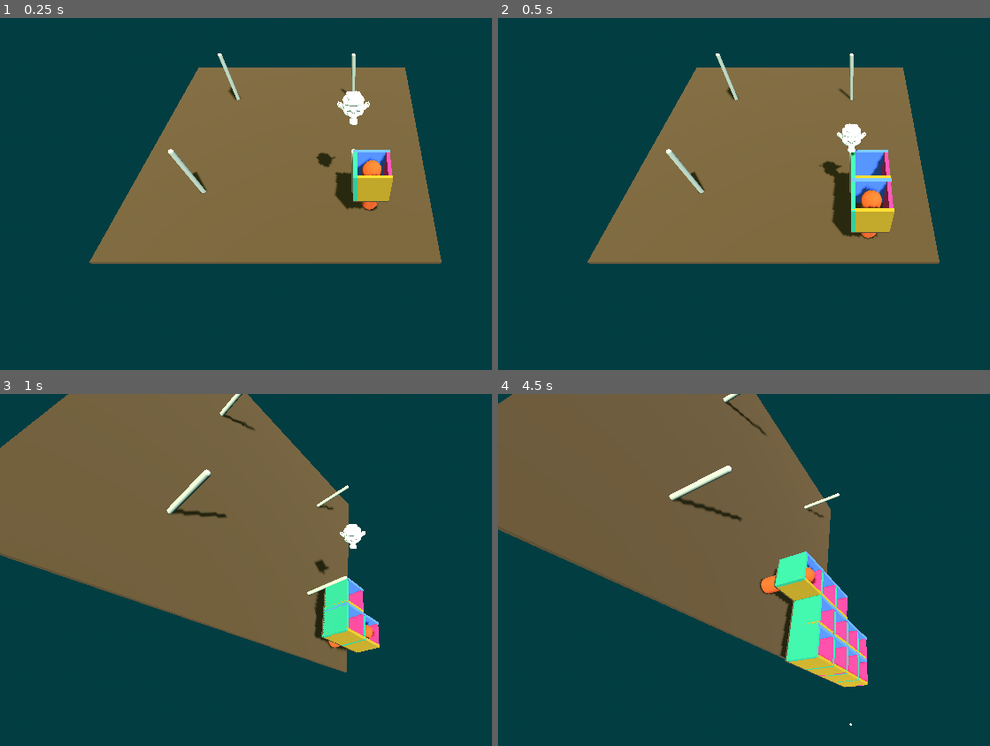
Above: before the commit, frames 1-4 (two rows, left to right).
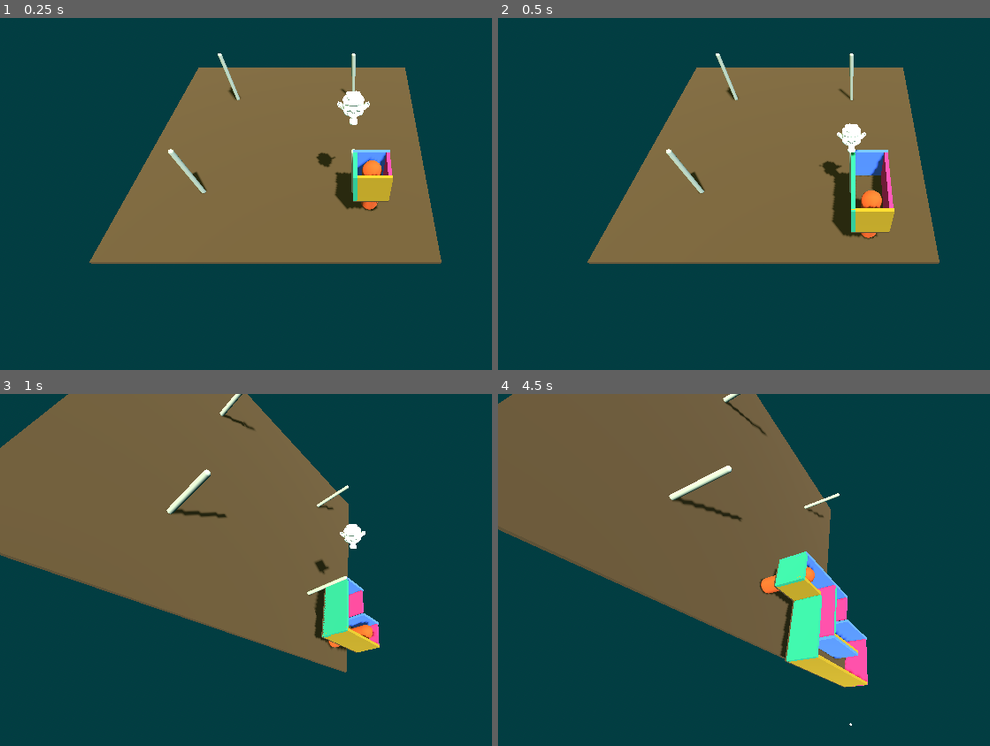
Above: after the commit, the same moments.

Repository: unblinky/gravity-guru
Game: Godot game, scene res://Main/Main.tscn
Same seed, same stepped clock (60 frames per second), same inputs: the game is played once before the commit and once after it.
Inputs:
- Up to frame 1 (0.25 s): no input
- Up to frame 2 (0.5 s): no input
- Up to frame 3 (1 s): hold D (tilt_right) from 0.53 s (still down)
- Up to frame 4 (4.5 s): release D (tilt_right) at 1.28 s; hold S (tilt_back) 1.28-2.03 s; hold D (tilt_right) 2.03-2.78 s; hold W (tilt_forward) 2.78-3.53 s; hold A (tilt_left) from 3.53 s (still down)

Frame 1 is identical in both runs. In frame 2, 0.4% of the frame differs, in the area x 71-81%, y 44-53%; in frame 3, 0.3%; in frame 4, 1.0%, in the area x 61-75%, y 50-82%.

Commit message:
Open passage is working.

Diff:
--- a/Code/Maze/Maze.gd
+++ b/Code/Maze/Maze.gd
@@ -105,11 +105,13 @@
 			plots_visited.append(next_room.plot)
 			scout.position = next_room.position
 			print(plots_visited)
+			# end dup?
+
+			current_room.open_passage(next_room)
 
 			# Increment current room.
 			current_room = next_room
 
-			#current_room.OpenPassage(next_room)
 
 
 		#current_room.remove_wall(headed)
--- a/Code/Room/Room.gd
+++ b/Code/Room/Room.gd
@@ -25,6 +25,7 @@
 	walls.append(west_wall)
 
 
+
 # FIXME:
 func next_direction() -> Vector2i:
 	var direction: Vector2i
@@ -43,6 +44,8 @@
 	if plot.y + wall.direction.y > maze.rows:
 		direction = next_direction()
 	return direction
+
+
 #
 #
 ## TODO: Refactor to Room?
@@ -59,6 +62,28 @@
 	#return Wall.Direction.NONE
 	#
 
+func open_passage(next_room: Room):
+	# Heading North
+	if next_room.plot.y < self.plot.y:
+		self.remove_wall(Vector2i.UP)
+		next_room.remove_wall(Vector2i.DOWN)
+
+	# Heading East
+	if next_room.plot.x > self.plot.x:
+		self.remove_wall(Vector2i.RIGHT)
+		next_room.remove_wall(Vector2i.LEFT)
+
+	# Heading South
+	if next_room.plot.y > self.plot.y:
+		self.remove_wall(Vector2i.DOWN)
+		next_room.remove_wall(Vector2i.UP)
+
+	# Heading West
+	if next_room.plot.x < self.plot.x:
+		self.remove_wall(Vector2i.LEFT)
+		next_room.remove_wall(Vector2i.RIGHT)
+
+
 ## Hide, dissable a wall.
 func remove_wall(direction: Vector2i):
 	match direction:
